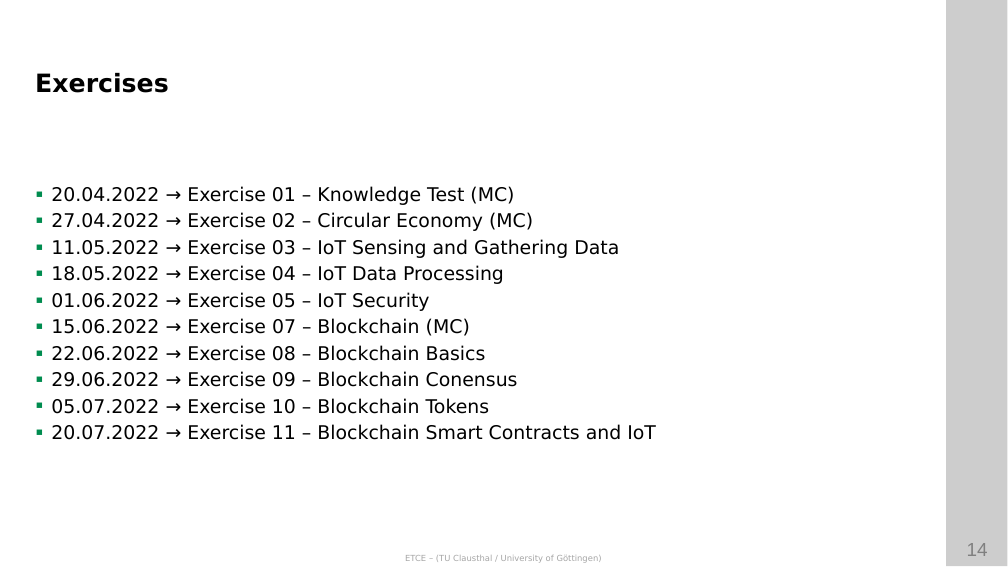
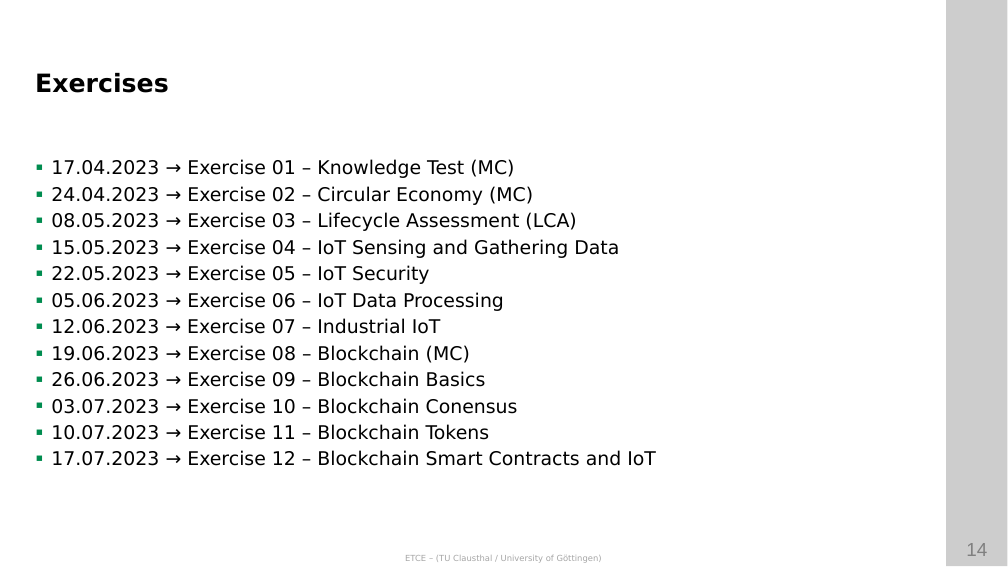
Before and after one commit to ETCE-LAB/teaching-material, a slide deck: slide 14 of Emerging-Technologies-for-the-Circular-Economy/ETCE-L00-Organization.pptx. Drawn at 1008x567 pixels with LibreOffice and Linux fonts; fonts in the diff are those of the drawing; background and template pictures are left out. Boxes give left, top, right and bottom in pixels: in the first picture for what was removed or moved away, otherwise in the second. Text is boxed around its words. In the diff, an @@ line names an element or a change of style, - is before the commit and + after.

```diff
--- a/Emerging-Technologies-for-the-Circular-Economy/ETCE-L00-Organization.pptx
+++ b/Emerging-Technologies-for-the-Circular-Economy/ETCE-L00-Organization.pptx
@@ text at [51,159,656,466]: text changed @@
-▪ 20.04.2022 → Exercise 01 – Knowledge Test (MC)
-▪ 27.04.2022 → Exercise 02 – Circular Economy (MC)
-▪ 11.05.2022 → Exercise 03 – IoT Sensing and Gathering Data
-▪ 18.05.2022 → Exercise 04 – IoT Data Processing
-▪ 01.06.2022 → Exercise 05 – IoT Security
-▪ 15.06.2022 → Exercise 07 – Blockchain (MC)
-▪ 22.06.2022 → Exercise 08 – Blockchain Basics
-▪ 29.06.2022 → Exercise 09 – Blockchain Conensus
-▪ 05.07.2022 → Exercise 10 – Blockchain Tokens
-▪ 20.07.2022 → Exercise 11 – Blockchain Smart Contracts and IoT
+▪ 17.04.2023 → Exercise 01 – Knowledge Test (MC)
+▪ 24.04.2023 → Exercise 02 – Circular Economy (MC)
+▪ 08.05.2023 → Exercise 03 – Lifecycle Assessment (LCA)
+▪ 15.05.2023 → Exercise 04 – IoT Sensing and Gathering Data
+▪ 22.05.2023 → Exercise 05 – IoT Security
+▪ 05.06.2023 → Exercise 06 – IoT Data Processing
+▪ 12.06.2023 → Exercise 07 – Industrial IoT
+▪ 19.06.2023 → Exercise 08 – Blockchain (MC)
+▪ 26.06.2023 → Exercise 09 – Blockchain Basics
+▪ 03.07.2023 → Exercise 10 – Blockchain Conensus
+▪ 10.07.2023 → Exercise 11 – Blockchain Tokens
+▪ 17.07.2023 → Exercise 12 – Blockchain Smart Contracts and IoT
```
Also in this commit, not shown: 12 other slides changed, 1 slide removed, 3 other files.
